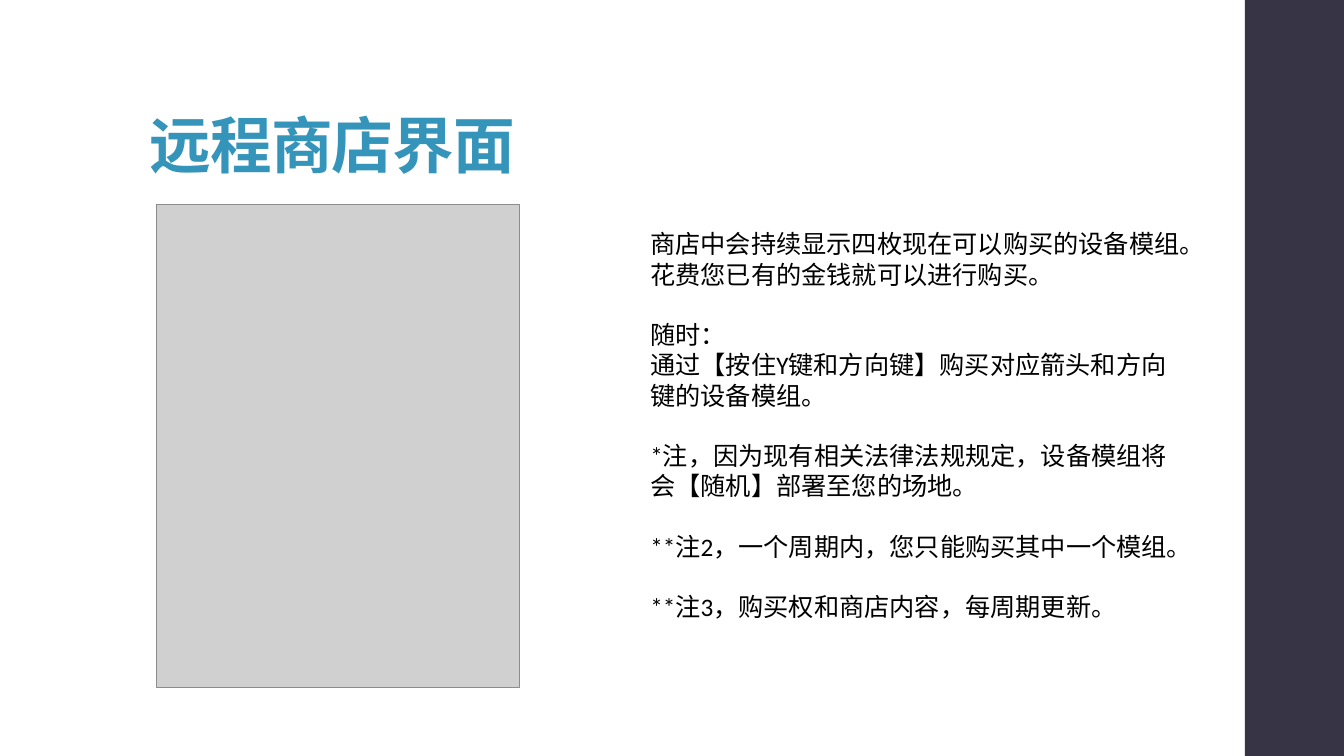
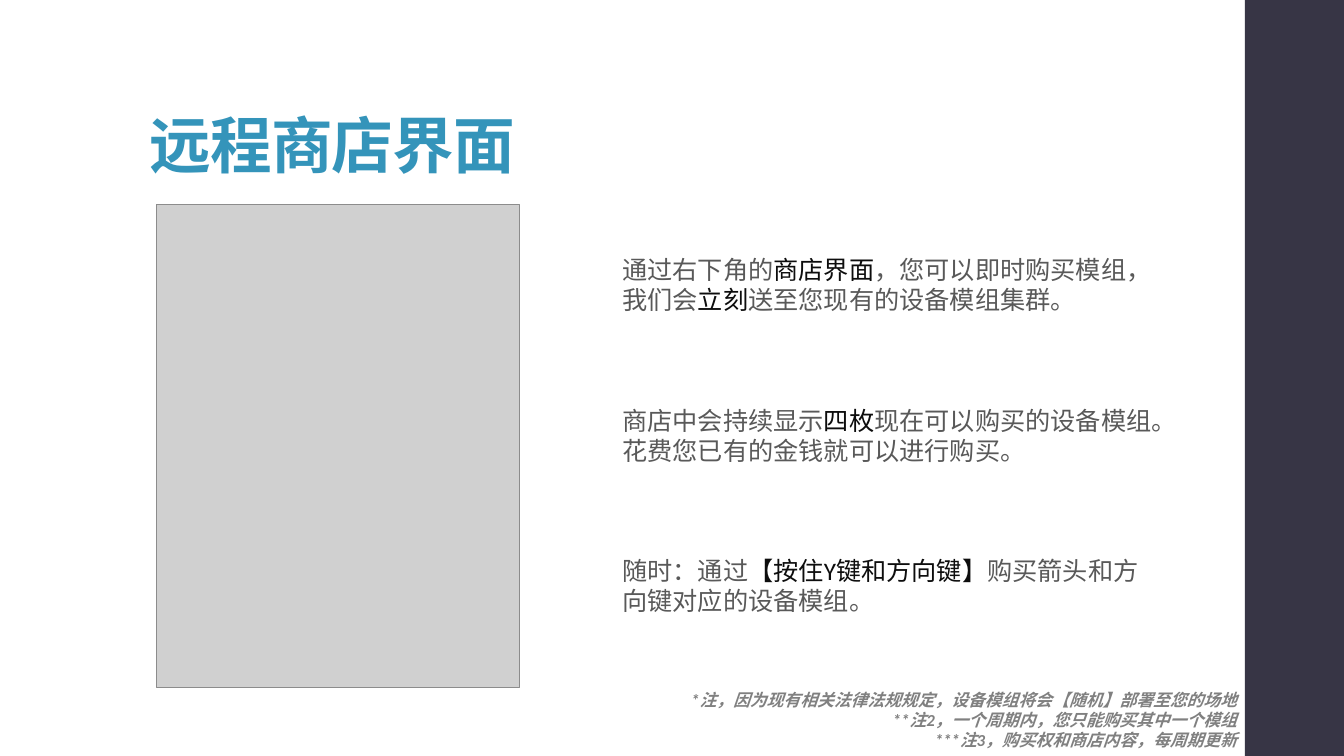
Before and after one commit to syx007/GamePlayGround, a slide deck: slide 9 of document/ROOT 操作指南.pptx. Drawn at 1344x756 pixels with LibreOffice and Linux fonts; fonts in the diff are those of the drawing; grey boxes stand for pictures. Boxes give left, top, right and bottom in pixels: in the first picture for what was removed or moved away, otherwise in the second. Text is boxed around its words. In the diff, an @@ line names an element or a change of style, - is before the commit and + after.

```diff
--- a/document/ROOT 操作指南.pptx
+++ b/document/ROOT 操作指南.pptx
@@ text added at [622,258,1151,311], 18 pt, text #595959 @@
+通过右下角的商店界面，您可以即时购买模组，我们会立刻送至您现有的设备模组集群。
@@ text added at [622,408,1176,462], 18 pt, text #595959 @@
+商店中会持续显示四枚现在可以购买的设备模组。花费您已有的金钱就可以进行购买。
@@ text added at [622,558,1138,612], 18 pt, text #595959 @@
+随时：通过【按住Y键和方向键】购买箭头和方向键对应的设备模组。
@@ text at [700,692,1237,748]: text changed; size 18 to 12 pt; text colour #000000 to #808080; bold on; italic on @@
-商店中会持续显示四枚现在可以购买的设备模组。花费您已有的金钱就可以进行购买。
-随时：
-通过【按住Y键和方向键】购买对应箭头和方向键的设备模组。
-*注，因为现有相关法律法规规定，设备模组将会【随机】部署至您的场地。
-**注2，一个周期内，您只能购买其中一个模组。
-**注3，购买权和商店内容，每周期更新。
+*注，因为现有相关法律法规规定，设备模组将会【随机】部署至您的场地
+**注2，一个周期内，您只能购买其中一个模组
+***注3，购买权和商店内容，每周期更新
```
Also in this commit, not shown: 10 other slides changed, 3 slides added, 1 slide removed.
